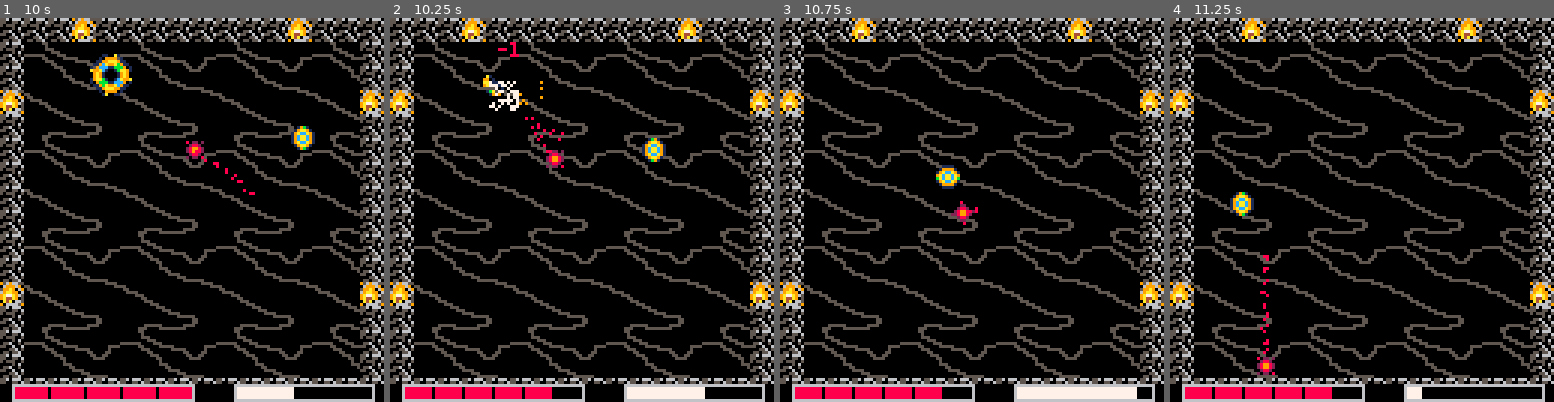
Above: before the commit, frames 1-4 (left to right).
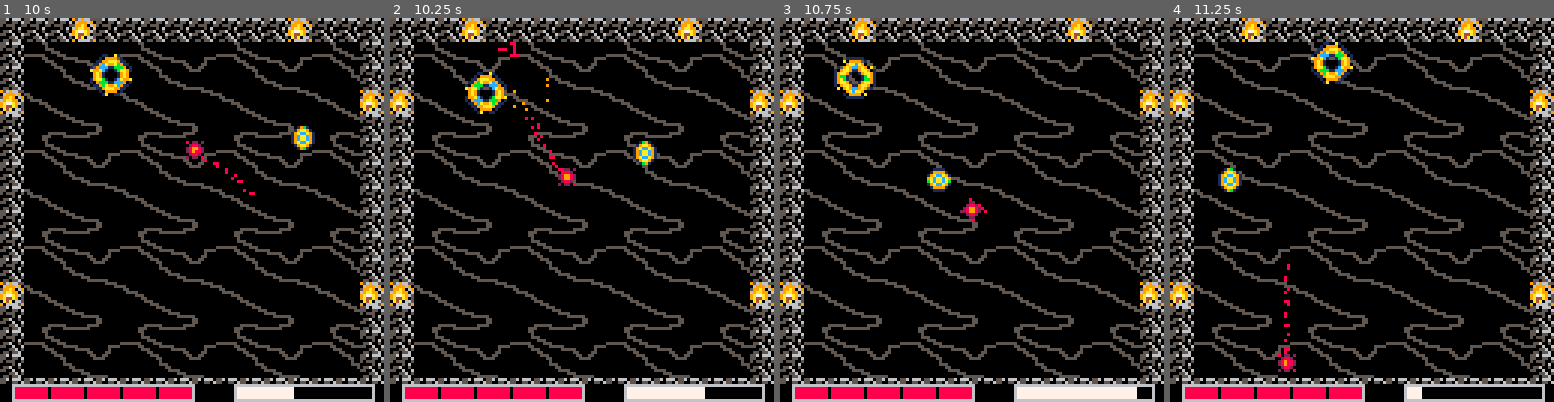
Above: after the commit, the same moments.

Repository: Nakeeb0/NAHL
Game: PICO-8 cartridge nahl.p8
Same seed, same stepped clock (60 frames per second), same inputs: the game is played once before the commit and once after it.
Inputs:
- Up to frame 1 (10 s): tap O (Z key) at 0.33, 0.7, 1.43, 2.22, 3.1, 3.98, 4.87, 5.75, 6.63, 7.52, 8.4, 9.28 s; tap X (X key) at 1.07, 2.07, 2.4, 2.73, 3.07, 3.4, 3.73, 4.07, 4.4, 4.73, 5.07, 5.4, 5.73, 6.07, 6.4, 6.73, 7.07, 7.4, 7.73, 8.07, 8.4, 8.73, 9.07, 9.4, 9.73 s; hold Left 1.97-2.37 s; hold Down 2.42-2.82 s; hold Right 2.87-3.53 s; hold Up 3.58-4.08 s; hold Right 4.13-4.53 s; hold Down 4.58-5.08 s; hold Left 5.13-5.8 s; hold Up 5.85-6.18 s; hold Left 6.23-6.63 s; hold Down 6.68-7.08 s; hold Right 7.13-7.8 s; hold Up 7.85-8.35 s; hold Right 8.4-8.8 s; hold Down 8.85-9.35 s; hold Left from 9.4 s (still down)
- Up to frame 2 (10.25 s): release Left at 10.07 s; tap X (X key) at 10.07 s; hold Up from 10.12 s (still down); tap O (Z key) at 10.17 s
- Up to frame 3 (10.75 s): tap X (X key) at 10.4, 10.73 s; release Up at 10.45 s; hold Left from 10.5 s (still down)
- Up to frame 4 (11.25 s): release Left at 10.9 s; hold Down from 10.95 s (still down); tap O (Z key) at 11.05 s; tap X (X key) at 11.07 s

Frame 1 is identical in both runs. In frame 2, 2.3% of the frame differs, in the area x 10-72%, y 14-100%; in frame 3, 1.9%; in frame 4, 2.5%, in the area x 10-50%, y 6-100%.

Commit message:
oops forgot to make boss hp 7 again

Diff:
--- a/ai.lua
+++ b/ai.lua
@@ -40,7 +40,7 @@
 	a.weight = 4
 	a.hp_max = 7
 	a.force_threshold = 2.3
-	a.hp = 1
+	a.hp = 7
 	a.w = 7
 	a.h = 7
 	a.velocity_cutoff = 0.1
